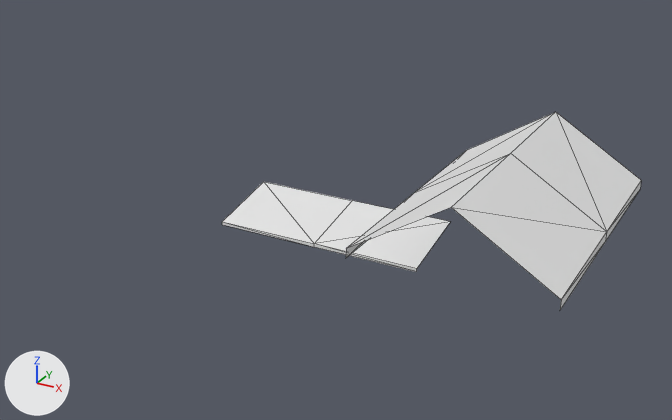
Before and after pictures for a commit that changed the COLLADA model art/meshes/props/byza_blacksmith_roof.dae.
Rendered twice from a camera (50 mm lens) standing at (20.9, -37.2, 28.5) and looking at (0.1, 0.7, 9.6). Every picture has the same lights, and +X, +Y and +Z are marked at lower left. Mesh edges are drawn as thin lines.

The scene before the commit, as lines of its bpy script (objects in view):
```python
me_cube_469 = bpy.data.meshes.new('Cube.469')
me_cube_469.from_pydata(...)  # 24 vertices, 24 faces; spans x -9.5..13.1, y -4.2..10.4, z 5.3..13.3
ob_byza_barracks_003 = bpy.data.objects.new('Byza_barracks_003', me_cube_469)
ob_byza_barracks_003.location = (0.0, 0.0, 0.0)
```
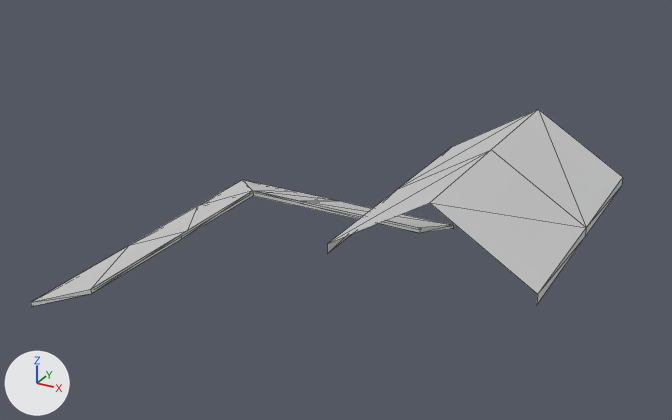
Boxes (x1, y1, x2, y2) around the edits, measured in the pictures (672 x 420 px):
```json
{"object": "Byza_barracks_003", "change": "reshaped, moved", "before": [222, 112, 641, 310], "after": [31, 109, 623, 306], "on screen": "41% wider"}
{"part": 1, "of": "me_cube_469", "change": "added", "after": [31, 180, 453, 306]}
{"part": 2, "of": "me_cube_469", "change": "deleted", "before": [222, 182, 450, 272]}
{"part": 3, "of": "me_cube_469", "change": "recoloured", "before": [346, 191, 639, 310], "after": [327, 187, 621, 304]}
```

Edits to the scene script, one JSON object a line:
```json
{"op": "add", "block": "mat_material_002", "code": ["mat_material_002 = principled_material('Material_002')", "mat_material_002.base_color = (0.64, 0.64, 0.64)  # light grey #d1d1d1", "mat_material_002.roughness = 0.44"]}
{"block": "me_cube_469", "where": "# used by ob_byza_barracks_003; location = (0.0, 0.0, 0.0)"}
{"op": "remove", "block": "me_cube_469", "code": "me_cube_469.from_pydata(...)  # 24 vertices, 24 faces; spans x -9.5..13.1, y -4.2..10.4, z 5.3..13.3"}
{"op": "add", "block": "me_cube_469", "code": "me_cube_469.from_pydata(...)  # 51 vertices, 58 faces; spans x -11.1..13.1, y -8.8..10.4, z 5.4..13.3"}
{"block": "me_cube_469", "change": "me_cube_469 part 1: a new loose piece of 24 vertices spanning x -11.1..3.9, y -8.8..10.0, z 5.4..7.5, in mat_material_002 (light grey #d1d1d1)"}
{"block": "me_cube_469", "change": "me_cube_469 part 2: the loose piece of 9 vertices spanning x -9.5..3.2, y 4.1..8.7, z 5.3..6.5 is deleted"}
{"block": "me_cube_469", "change": "me_cube_469 part 3: 16 faces spanning x 3.3..13.1, y -4.2..10.4, z 9.8..13.3 switch from no material to mat_material_002 (light grey #d1d1d1)"}
{"op": "set", "path": "ob_byza_barracks_003.location", "old": "(0.0, 0.0, 0.0)", "new": "(-0.96, 0.0, 0.0)"}
```
